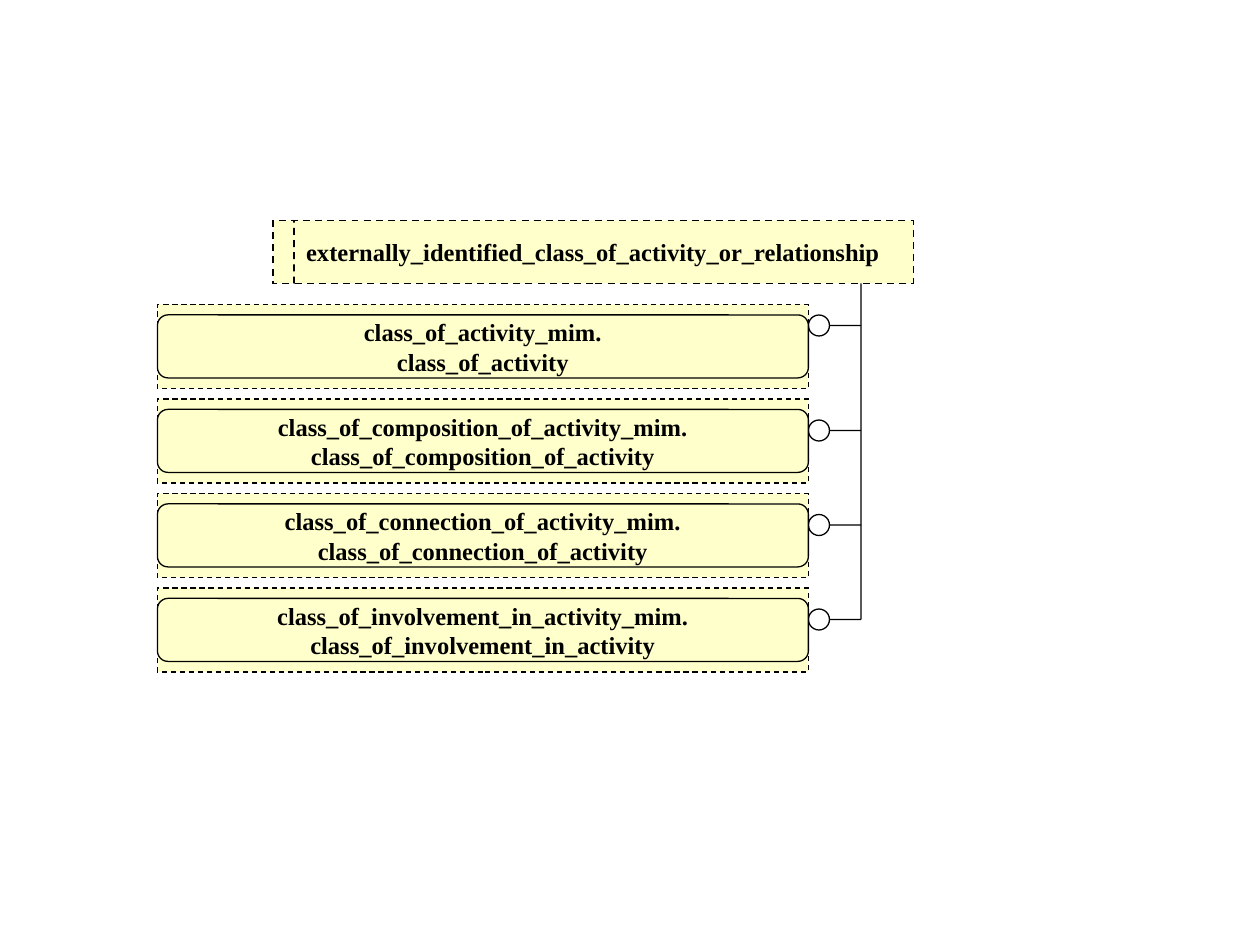
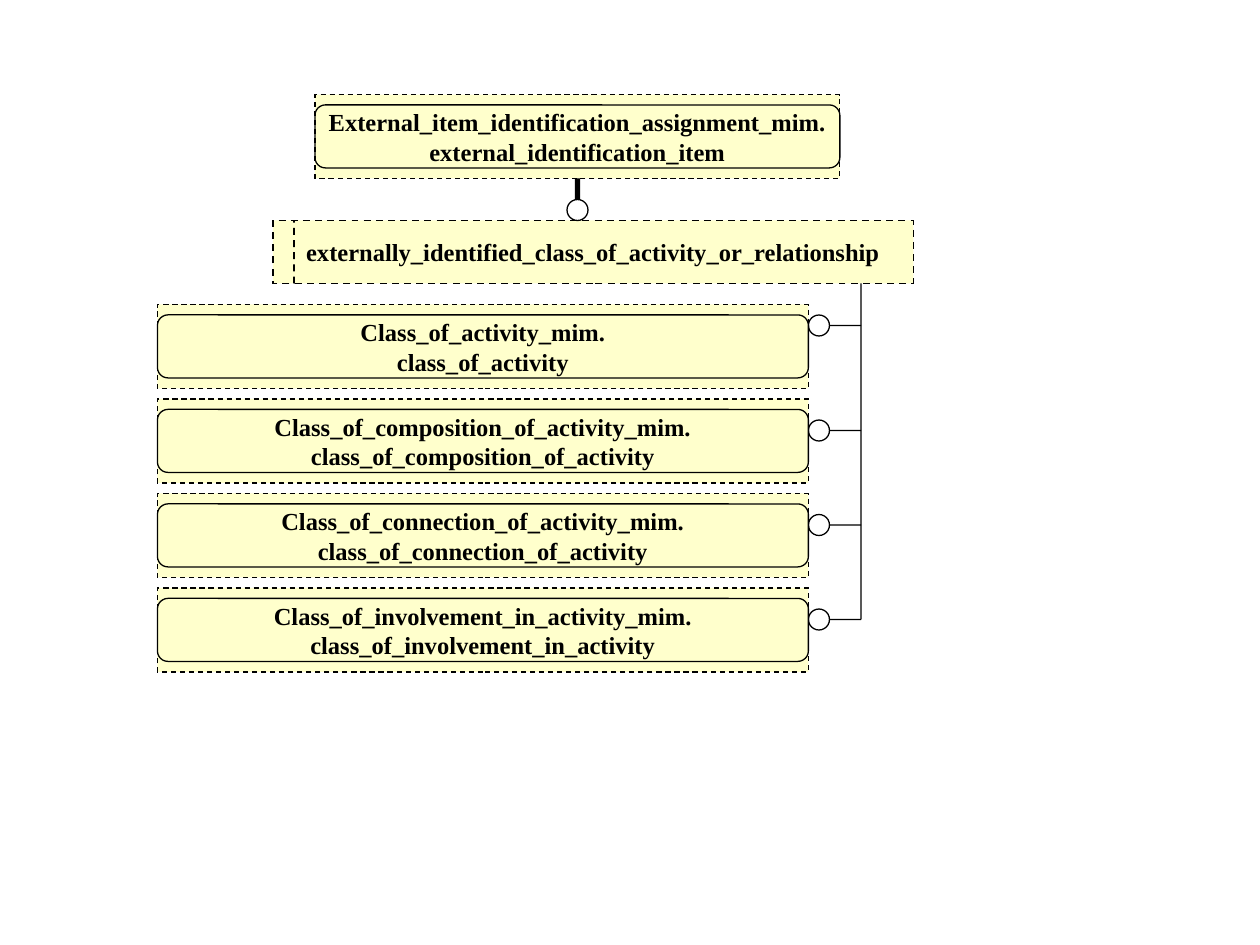
Before and after one commit to starseeker/stepmod_mirror, a slide deck: slide 6 of data/modules/activity_structure_and_classification/activity_structure_and_classification.ppt. Drawn at 1260x945 pixels with LibreOffice and Linux fonts; fonts in the diff are those of the drawing. Boxes give left, top, right and bottom in pixels: in the first picture for what was removed or moved away, otherwise in the second. Text is boxed around its words. In the diff, an @@ line names an element or a change of style, - is before the commit and + after.

```diff
--- a/data/modules/activity_structure_and_classification/activity_structure_and_classification.ppt
+++ b/data/modules/activity_structure_and_classification/activity_structure_and_classification.ppt
@@ rectangle added at (315, 94, 840, 179), fill #FFFFCC, outline #000000 0.74 pt dashed, 14 pt, text #000000, bold @@
+External_item_identification_assignment_mim.
+external_identification_item
@@ rounded rectangle added at (315, 105, 840, 168), outline #000000 0.74 pt @@
@@ line added from (577, 199) to (577, 179), #000000 3 pt @@
@@ ellipse added at (567, 199, 588, 220), fill #FFFFFF, outline #000000 0.74 pt @@
@@ text in rectangle at (360, 323, 605, 347): text changed @@
-class_of_activity_mim.
+Class_of_activity_mim.
@@ text in rectangle at (274, 418, 690, 441): text changed @@
-class_of_composition_of_activity_mim.
+Class_of_composition_of_activity_mim.
@@ text in rectangle at (281, 512, 684, 536): text changed @@
-class_of_connection_of_activity_mim.
+Class_of_connection_of_activity_mim.
@@ text in rectangle at (274, 607, 692, 630): text changed @@
-class_of_involvement_in_activity_mim.
+Class_of_involvement_in_activity_mim.
```
Also in this commit, not shown: 4 other slides changed, 32 other files.
